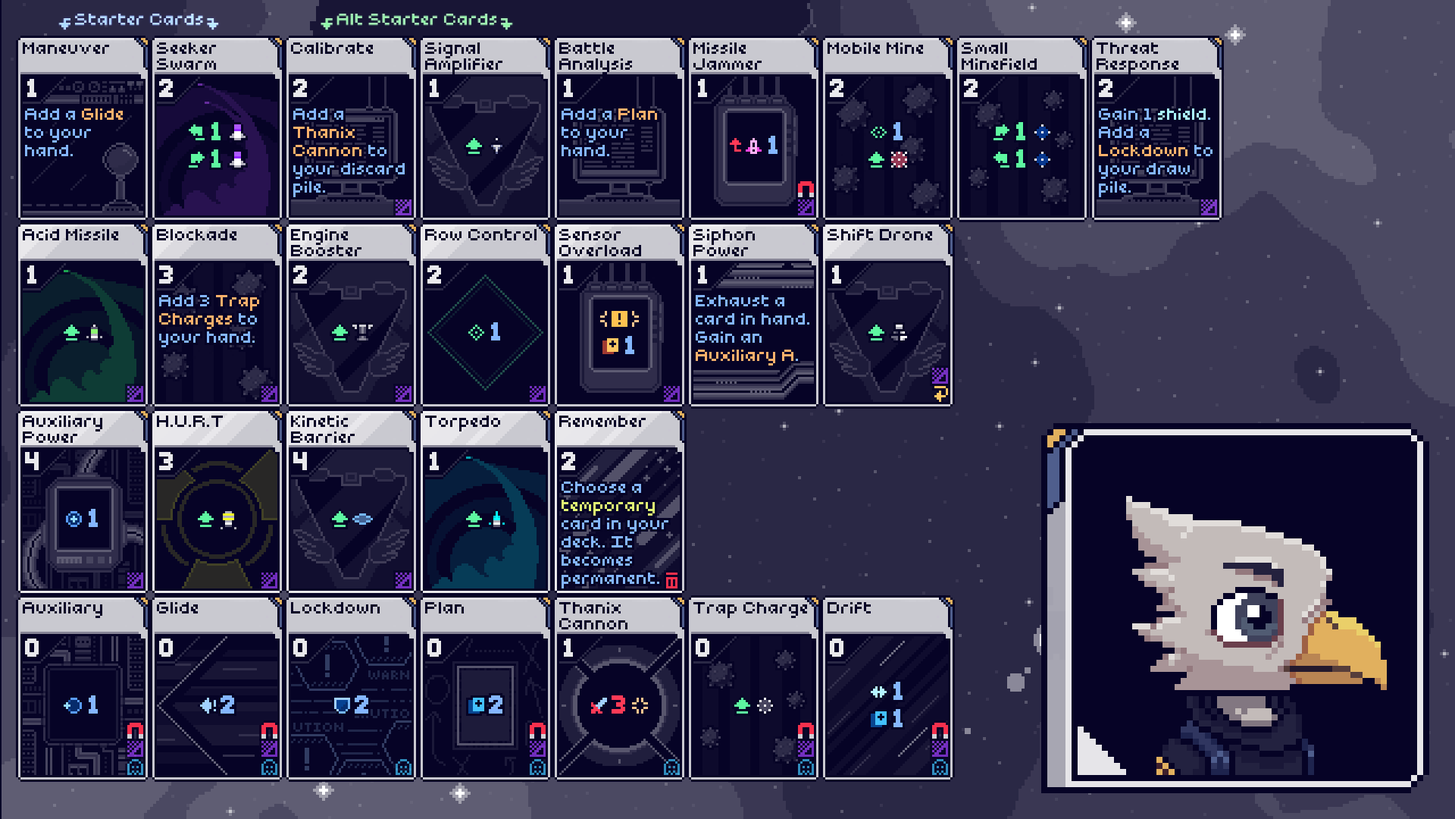
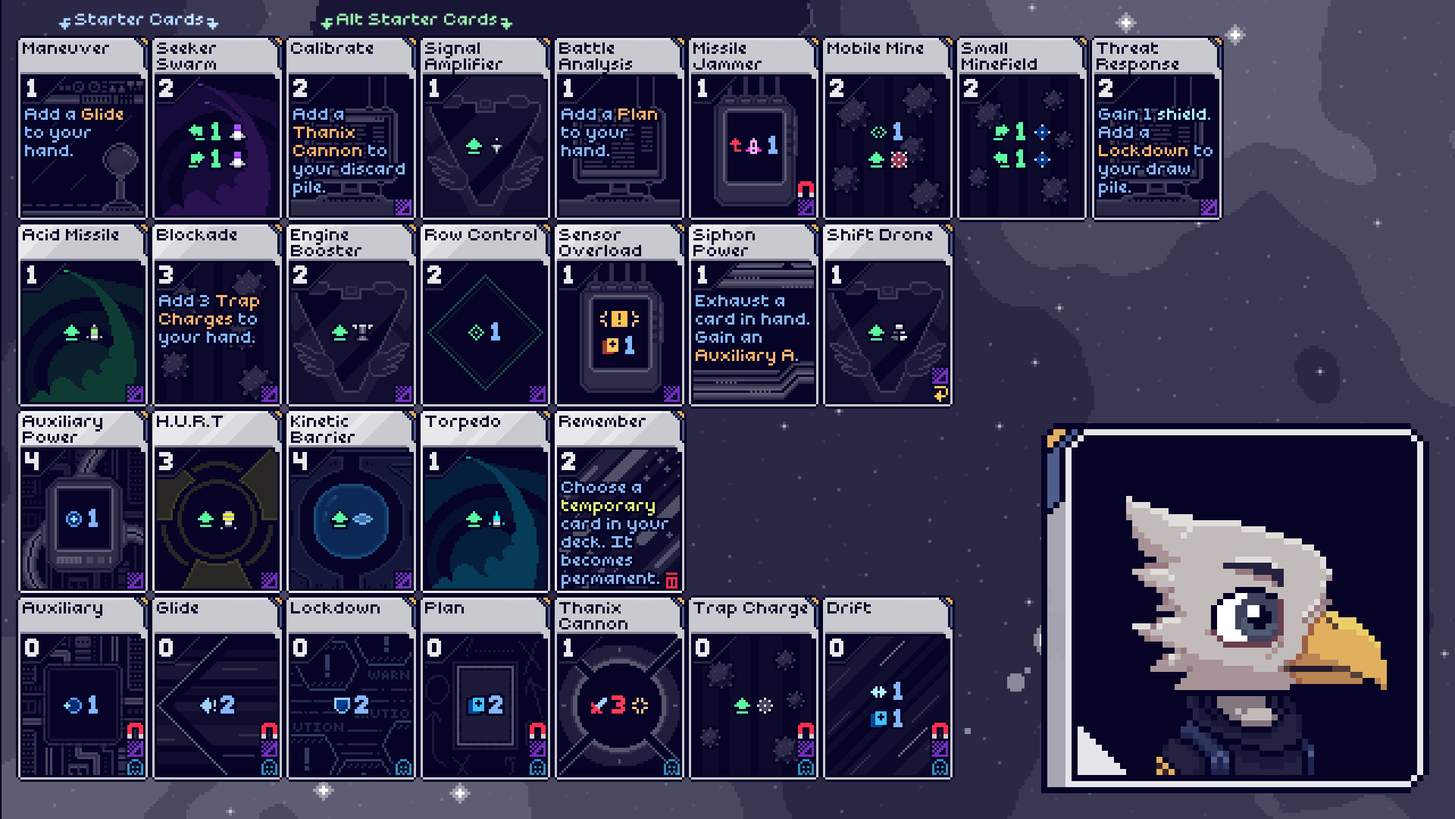
Two versions of the same layered image (1455x819). Layer-by-layer changes:
moved "Kinetic Barrier" above "Trap Charge", painted on it over [291, 449, 412, 589]
